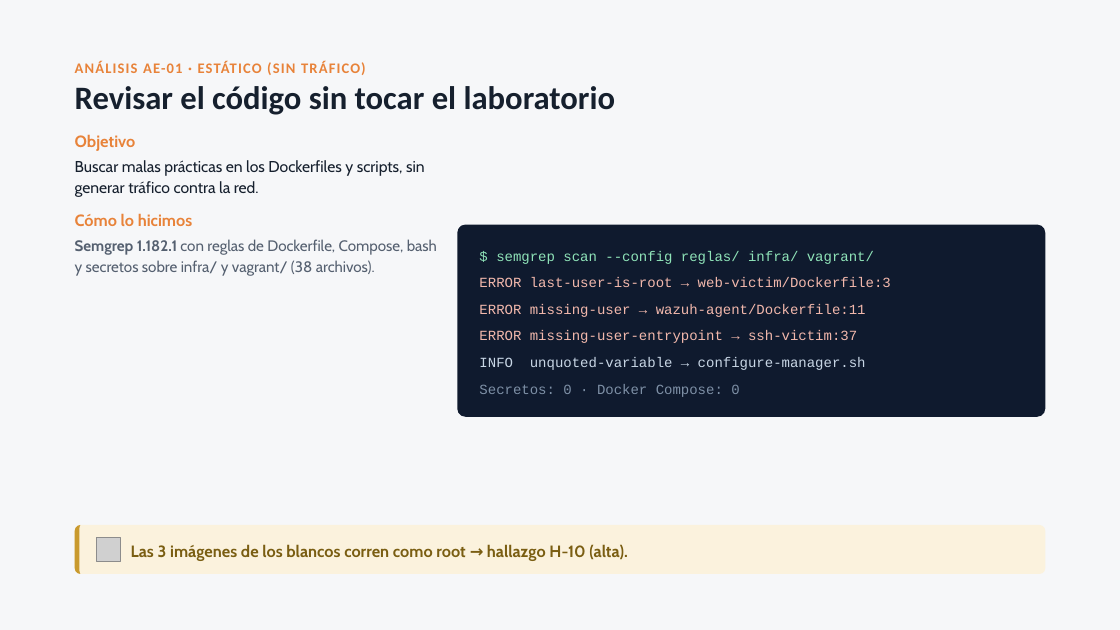
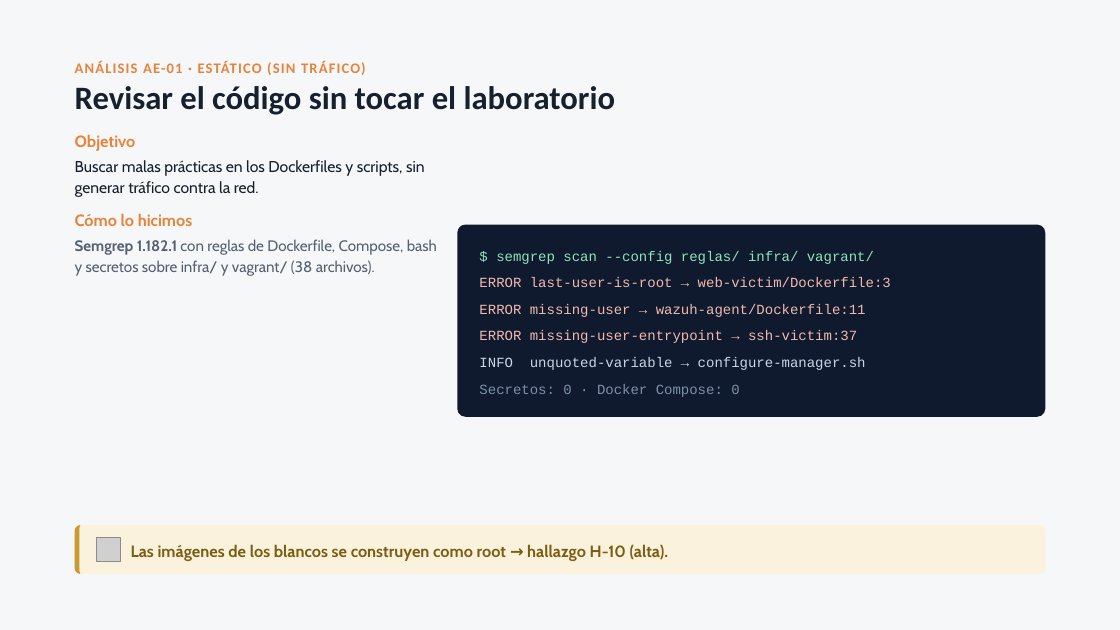
Before and after one commit to fmq203/TSI-2026-Infra, a slide deck: slide 7 of docs-red-team/Evaluacion-Red-Team.pptx. Drawn at 1120x630 pixels with LibreOffice and Linux fonts; fonts in the diff are those of the drawing; grey boxes stand for pictures. Boxes give left, top, right and bottom in pixels: in the first picture for what was removed or moved away, otherwise in the second. Text is boxed around its words. In the diff, an @@ line names an element or a change of style, - is before the commit and + after.

```diff
--- a/docs-red-team/Evaluacion-Red-Team.pptx
+++ b/docs-red-team/Evaluacion-Red-Team.pptx
@@ text at [131, 544, 668, 561]: text changed @@
-Las 3 imágenes de los blancos corren como root → hallazgo H-10 (alta).
+Las imágenes de los blancos se construyen como root → hallazgo H-10 (alta).
```
Also in this commit, not shown: 2 other slides changed, 2 other files.
